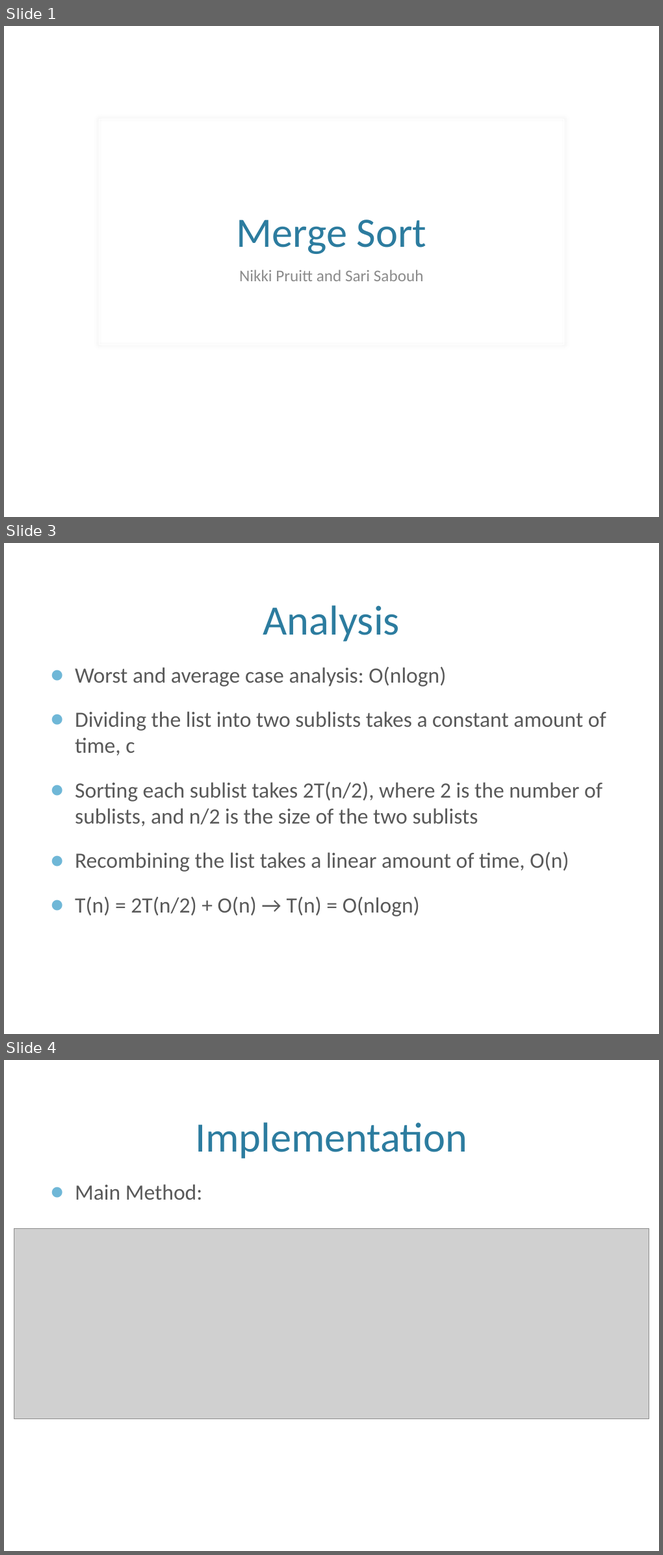
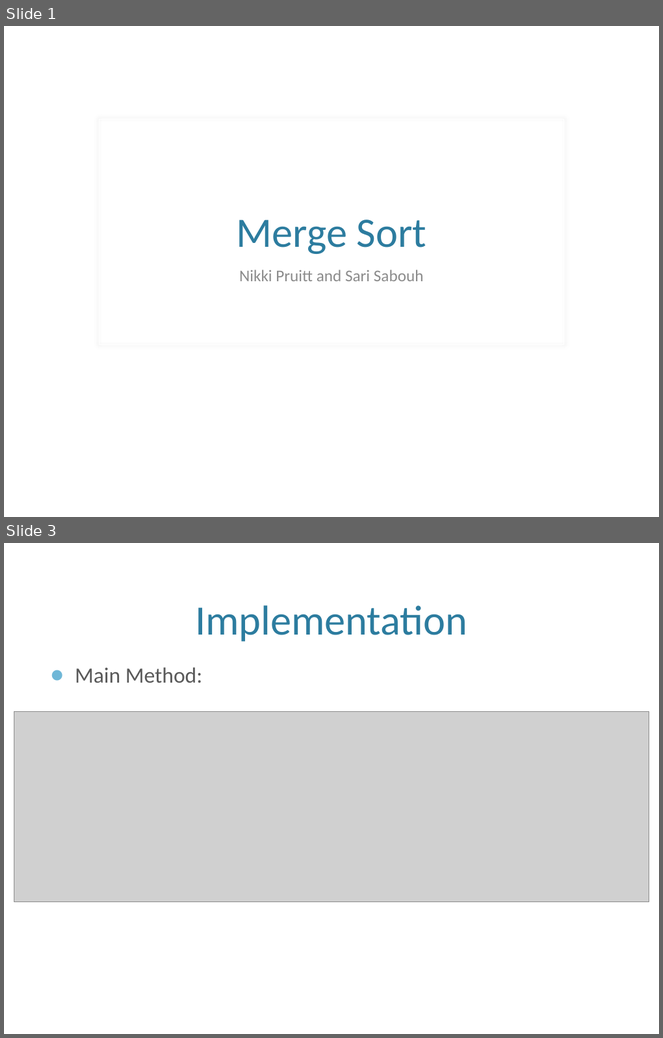
Before and after one commit to nikkipruitt/SortingProject, a slide deck: MergeSortPresentation.pptx. Shown one above the other, each under a label of ours: slides 1, 3 and 4 before the commit, slides 1 and 3 after it; the slides between them are not shown. The pictures are 663x1555 and 663x1038 pixels, drawn with LibreOffice and Linux fonts; fonts in the diff are those of the drawing; grey boxes stand for pictures; background and template pictures are left out. Boxes give left, top, right and bottom in pixels: in the first picture for what was removed or moved away, otherwise in the second. Text is boxed around its words. In the diff, an @@ line names an element or a change of style, - is before the commit and + after.

Commit message:
Simplified analysis

```diff
--- a/MergeSortPresentation.pptx
+++ b/MergeSortPresentation.pptx
@@ slide 3 removed at [4, 543, 659, 1034], background picture (left out) @@
@@ title removed at [263, 605, 400, 642] @@
-Analysis
@@ text removed at [75, 667, 607, 917] @@
-● Worst and average case analysis: O(nlogn)
-● Dividing the list into two sublists takes a constant amount of time, c
-● Sorting each sublist takes 2T(n/2), where 2 is the number of sublists, and n/2 is the size of the two sublists
-● Recombining the list takes a linear amount of time, O(n)
-● T(n) = 2T(n/2) + O(n) → T(n) = O(nlogn)
@@ what was slide 4 is now slide 3 @@
```
Also in this commit, not shown: 1 slide changed.
